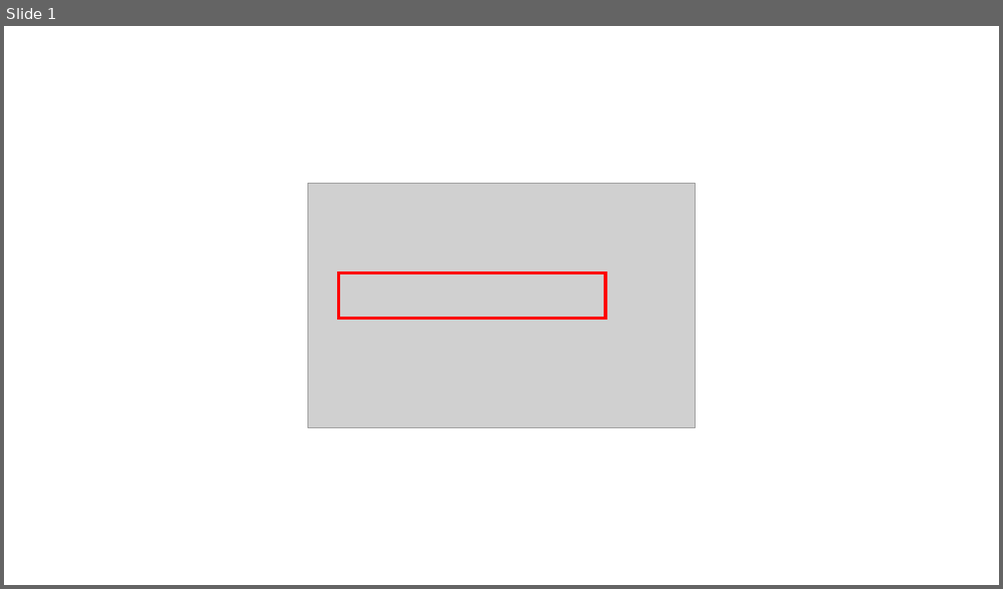
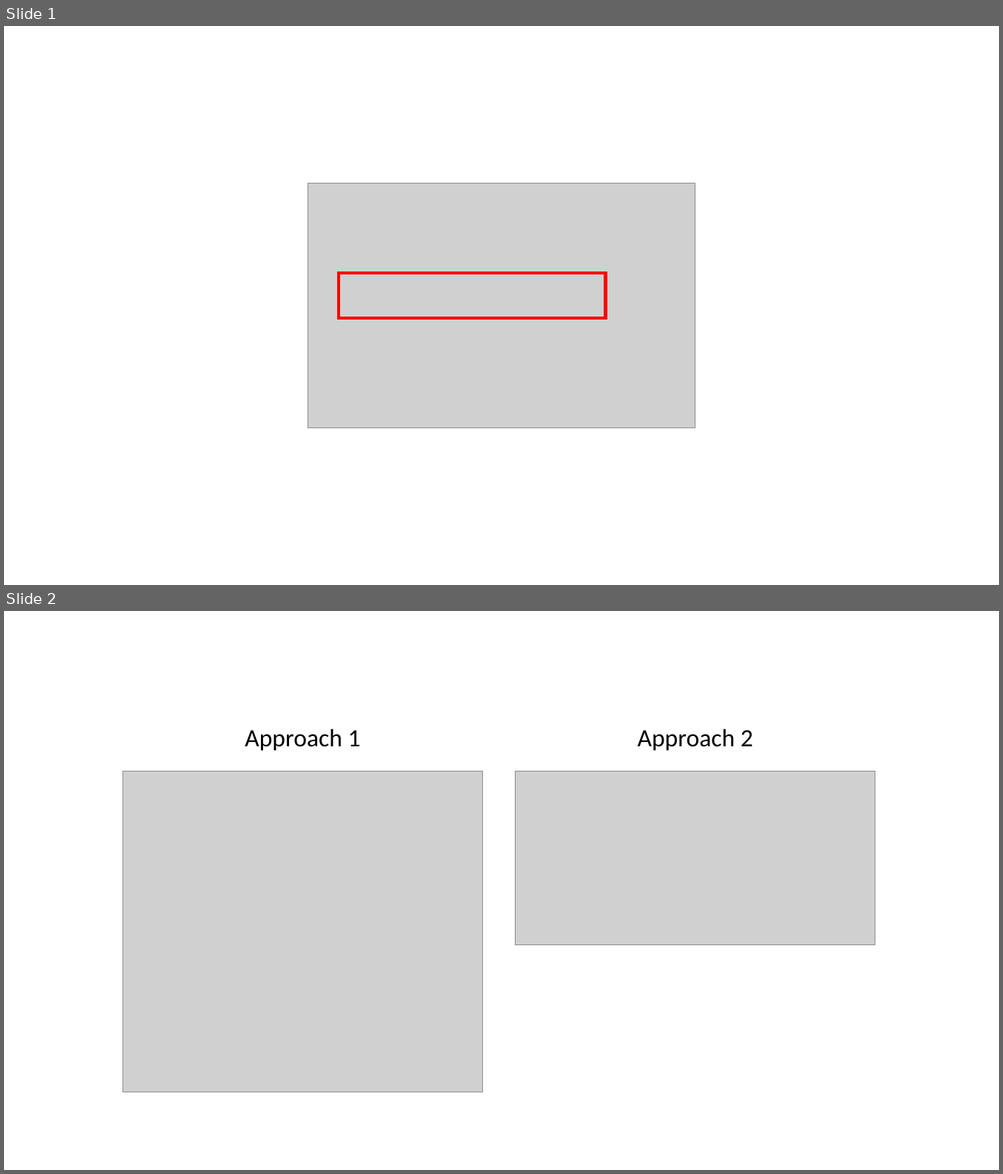
Before and after one commit to mGalarnyk/Python_Tutorials, a slide deck: Python_Basics/Prime_Numbers/images.pptx. Shown one above the other, each under a label of ours: slide 1 before the commit, slides 1 and 2 after it. The pictures are 1003x589 and 1003x1174 pixels, drawn with LibreOffice and Linux fonts; fonts in the diff are those of the drawing; grey boxes stand for pictures. Boxes give left, top, right and bottom in pixels: in the first picture for what was removed or moved away, otherwise in the second. Text is boxed around its words. In the diff, an @@ line names an element or a change of style, - is before the commit and + after.

Commit message:
Updated prime number tutorial for comparison of approach 1 and 2

```diff
--- a/Python_Basics/Prime_Numbers/images.pptx
+++ b/Python_Basics/Prime_Numbers/images.pptx
@@ slide 2 added at <box>4,611,999,1170</box>, background #FFFFFF @@
@@ group added at <box>122,729,875,1093</box>: 2 texts, 2 pictures @@
+Approach 1
+Approach 2
```
Also in this commit, not shown: 1 other slide added, 9 other files.
